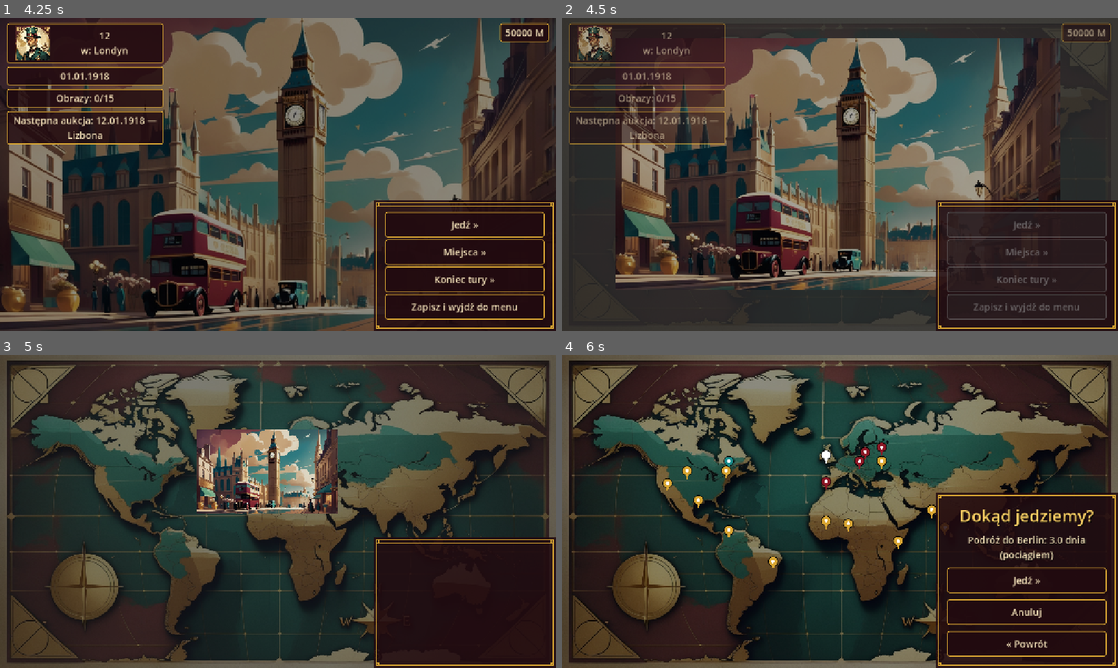
Above: before the commit, frames 1-4 (two rows, left to right).
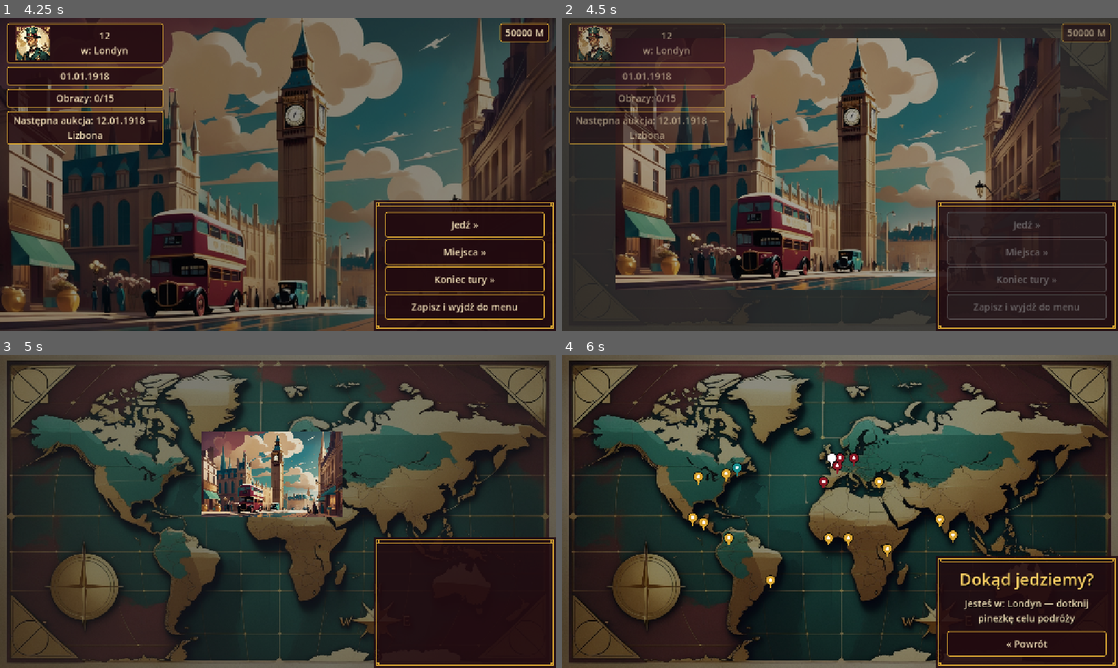
Above: after the commit, the same moments.

Repository: cinekm20/the-forger-retro-tycoon
Game: Godot game, scene res://scenes/main_menu/MainMenu.tscn
The game is run twice, just before and just after one commit, with the same random seed, the same clock (stepped at 60 frames per second) and the same inputs.
Inputs (mouse positions are in pixels of both pictures, inside the frame that each line leads up to):
- Up to frame 1 (4.25 s): click "1" at 0.5 s; click "Tryb łatwy (15/40 obrazów do …" at 1.25 s; click "Nowa gra" at 2 s; click (494, 299) at 2.77 s; type "12" at 2.85 s; click "Rozpocznij grę" at 3.5 s
- Up to frame 2 (4.5 s): click "Jedź »" at 4.25 s
- Up to frame 3 (5 s): no input
- Up to frame 4 (6 s): click (878, 448) at 5.77 s

Frame 1 is identical in both runs. In frame 2, 6.1% of the frame differs, in the area x 9-90%, y 6-87%; in frame 3, 4.8%; in frame 4, 7.0%, in the area x 18-100%, y 27-87%.

Commit message:
Doszlifuj pozycje pinezek na nowej mapie świata wg wskazówek użytkownika
Użytkownik przeszedł punkt po punkcie przez wszystkie 18 miast na
wysłanych wycinkach mapy z siatką co 0.01, podając dla każdego dokładne
przesunięcie (o ile i w którą stronę). Każda nowa pozycja zweryfikowana
programowo (próbkowanie koloru) i wizualnie przed zapisem — mombasa
skorygowana o kilka pikseli względem podanej wartości, bo dokładna
pozycja użytkownika trafiała na samą linię brzegową.

Co-Authored-By: Claude Sonnet 5 <noreply@anthropic.com>
Claude-Session: https://claude.ai/code/session_01WjdcGYSPdySvPA6GKCaWaN

Diff:
--- a/game/scripts/autoload/Cities.gd
+++ b/game/scripts/autoload/Cities.gd
@@ -125,24 +125,24 @@
 ## zakotwiczone przez anchor_left/right/top/bottom (patrz TravelMap.gd), więc
 ## raz dobrze skalibrowane zostają poprawne przy każdej rozdzielczości.
 const MAP_POSITION := {
-	"berlin": Vector2(0.575, 0.30),
-	"paris": Vector2(0.535, 0.345),
-	"amsterdam": Vector2(0.545, 0.315),
-	"lisbon": Vector2(0.475, 0.41),
-	"london": Vector2(0.475, 0.325),
-	"ankara": Vector2(0.575, 0.345),
-	"bombay": Vector2(0.665, 0.50),
-	"colombo": Vector2(0.688, 0.555),
-	"mombasa": Vector2(0.605, 0.60),
-	"duala": Vector2(0.515, 0.545),
-	"abidjan": Vector2(0.475, 0.535),
-	"rio": Vector2(0.38, 0.665),
-	"bogota": Vector2(0.30, 0.565),
-	"guatemala": Vector2(0.245, 0.47),
-	"mexico": Vector2(0.19, 0.415),
-	"new_york": Vector2(0.30, 0.345),
-	"richmond": Vector2(0.295, 0.375),
-	"st_louis": Vector2(0.225, 0.375),
+	"berlin": Vector2(0.525, 0.335),
+	"paris": Vector2(0.495, 0.36),
+	"amsterdam": Vector2(0.50, 0.335),
+	"lisbon": Vector2(0.47, 0.41),
+	"london": Vector2(0.485, 0.335),
+	"ankara": Vector2(0.57, 0.41),
+	"bombay": Vector2(0.68, 0.53),
+	"colombo": Vector2(0.703, 0.58),
+	"mombasa": Vector2(0.585, 0.625),
+	"duala": Vector2(0.515, 0.59),
+	"abidjan": Vector2(0.48, 0.59),
+	"rio": Vector2(0.375, 0.725),
+	"bogota": Vector2(0.30, 0.59),
+	"guatemala": Vector2(0.255, 0.54),
+	"mexico": Vector2(0.235, 0.525),
+	"new_york": Vector2(0.315, 0.365),
+	"richmond": Vector2(0.295, 0.385),
+	"st_louis": Vector2(0.245, 0.395),
 }
 
 
